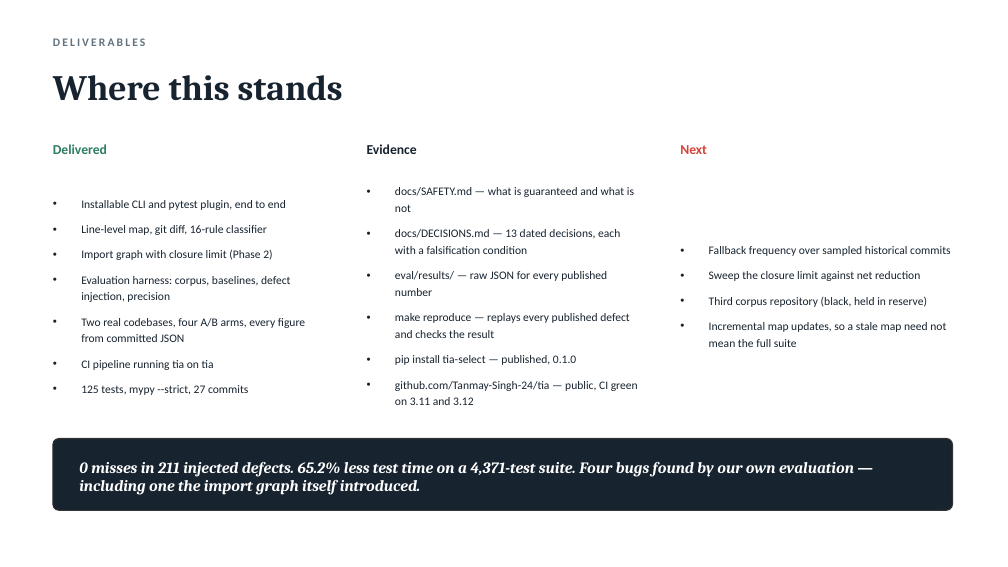
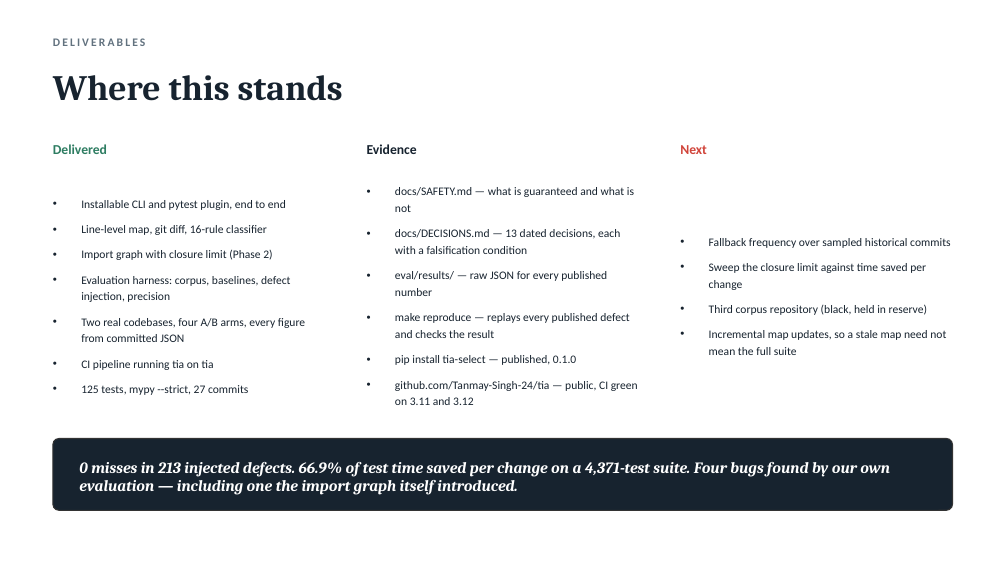
Before and after one commit to Tanmay-Singh-24/tia, a slide deck: slide 12 of docs/tia-review-2.pptx. Drawn at 1008x567 pixels with LibreOffice and Linux fonts; fonts in the diff are those of the drawing. Boxes give left, top, right and bottom in pixels: in the first picture for what was removed or moved away, otherwise in the second. Text is boxed around its words. In the diff, an @@ line names an element or a change of style, - is before the commit and + after.

Commit message:
docs: publish the re-measured results and correct the attrs time figure
The attrs saving was published as 58.4%, set by one mutant that hung the
suite for 291 s. Measured as the mean share saved per change (D-0020) it is
42.7%; scrapy is 66.9%. README, SAFETY, CHANGELOG and the Review 2 deck now
quote the re-measured runs.

```diff
--- a/docs/tia-review-2.pptx
+++ b/docs/tia-review-2.pptx
@@ text at box(709, 263, 926, 290): text changed @@
-• Sweep the closure limit against net reduction
+• Sweep the closure limit against time saved per change
@@ text at box(79, 462, 890, 495): text changed @@
-0 misses in 211 injected defects. 65.2% less test time on a 4,371-test suite. Four bugs found by our own evaluation — including one the import graph itself introduced.
+0 misses in 213 injected defects. 66.9% of test time saved per change on a 4,371-test suite. Four bugs found by our own evaluation — including one the import graph itself introduced.
```
Also in this commit, not shown: 5 other slides changed, 5 other files.
